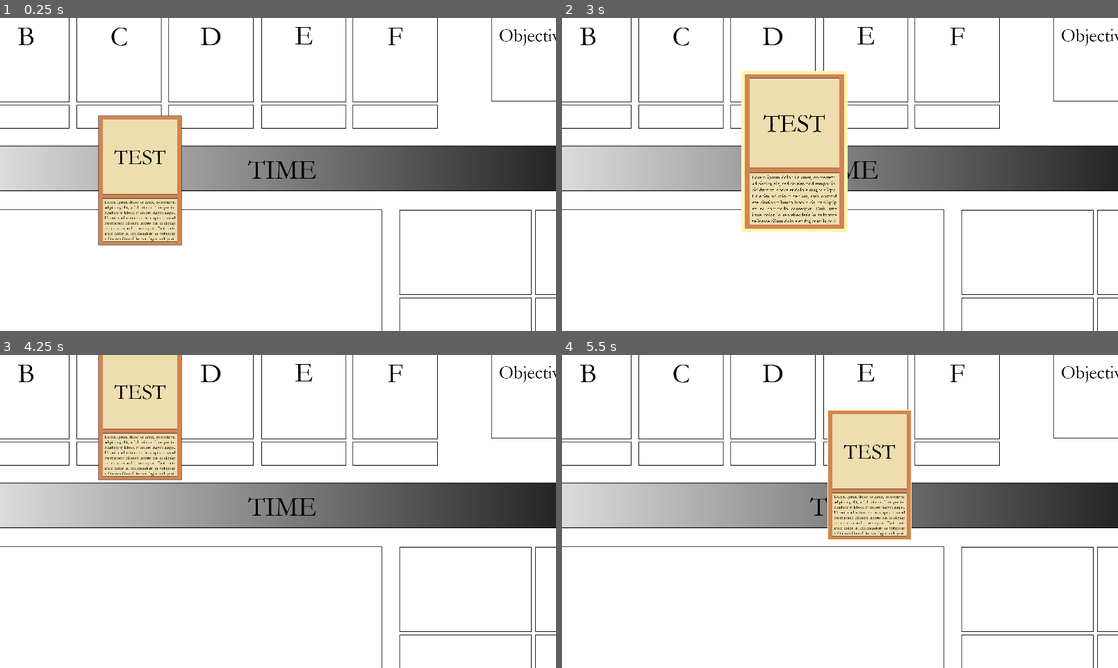
Above: before the commit, frames 1-4 (two rows, left to right).
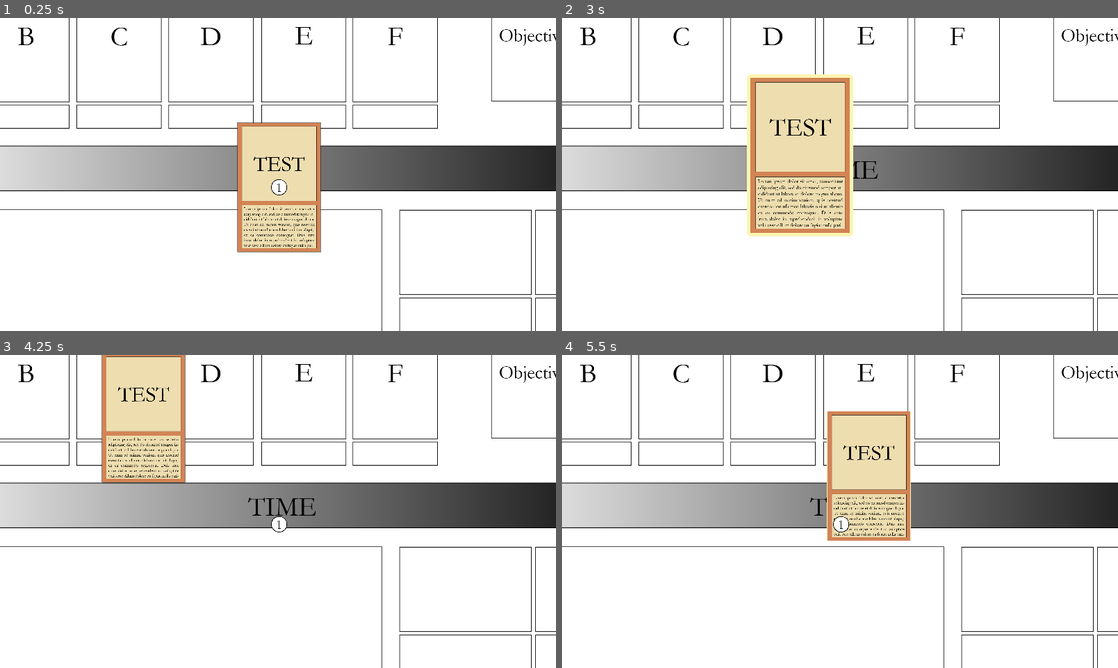
Above: after the commit, the same moments.

Repository: jakabd/BoardGame
Game: Godot game, scene res://Scenes/Main.tscn
Two runs of this game, one before a commit and one after it. Both use one fixed random seed, a clock stepped at 60 frames per second and the inputs below. This scene is started directly instead of the project's main scene.
Inputs (mouse positions are in pixels of both pictures, inside the frame that each line leads up to):
- Up to frame 1 (0.25 s): no input
- Up to frame 2 (3 s): tap Enter at 0.5, 2.75 s; drag from (701, 180) to (840, 187) at 0.52 s; drag from (728, 190) to (812, 237) at 1.27 s; tap Space at 2 s; move the mouse to (895, 105) at 2.02 s; click (895, 105) at 2.17 s; drag from (812, 237) to (673, 127) at 2.77 s
- Up to frame 3 (4.25 s): move the mouse to (444, 558) at 3.52 s; click (444, 558) at 3.67 s
- Up to frame 4 (5.5 s): tap Space at 4.25 s; drag from (673, 464) to (840, 524) at 4.27 s; move the mouse to (867, 511) at 5.02 s; click (867, 511) at 5.17 s

The runs differ from the first frame. In frame 1, 13% of the frame differs, in the area x 17-58%, y 31-75%; in frame 2, 4.9%; in frame 3, 2.6%; in frame 4, 1.4%.

Commit message:
Added throw, changed to Area2D, some more stuff.

Diff:
--- a/Scenes/Card.tscn
+++ b/Scenes/Card.tscn
@@ -1,11 +1,11 @@
-[gd_scene load_steps=6 format=3 uid="uid://bkv0derg0i7ua"]
+[gd_scene load_steps=6 format=3 uid="uid://nsaaroym6lqr"]
 
-[ext_resource type="Script" path="res://Scripts/Card.gd" id="1_02fx7"]
-[ext_resource type="Texture2D" uid="uid://3oeaj6suu65x" path="res://Images/Card.jpg" id="1_3semh"]
-[ext_resource type="Shader" path="res://Shaders/HighlightShader.gdshader" id="2_c2jq7"]
+[ext_resource type="Script" path="res://Scripts/Card.gd" id="1_dobng"]
+[ext_resource type="Shader" path="res://Shaders/HighlightShader.gdshader" id="2_2nh2e"]
+[ext_resource type="Texture2D" uid="uid://hgma8k0a155c" path="res://Images/Card.jpg" id="3_1pubs"]
 
-[sub_resource type="ShaderMaterial" id="ShaderMaterial_knn4g"]
-shader = ExtResource("2_c2jq7")
+[sub_resource type="ShaderMaterial" id="ShaderMaterial_uyac5"]
+shader = ExtResource("2_2nh2e")
 shader_parameter/color = Color(0, 0, 0, 0.5)
 shader_parameter/width = 4.0
 shader_parameter/pattern = 1
@@ -13,23 +13,22 @@
 shader_parameter/add_margins = true
 shader_parameter/isHighlighted = false
 
-[sub_resource type="RectangleShape2D" id="RectangleShape2D_nqggl"]
+[sub_resource type="RectangleShape2D" id="RectangleShape2D_elumb"]
 size = Vector2(286, 445)
 
-[node name="Card" type="CharacterBody2D"]
-collision_mask = 0
-input_pickable = true
-motion_mode = 1
-script = ExtResource("1_02fx7")
+[node name="Card" type="Area2D"]
+z_index = 1
+collision_mask = 7
+script = ExtResource("1_dobng")
 
 [node name="Texture" type="Sprite2D" parent="."]
-material = SubResource("ShaderMaterial_knn4g")
+material = SubResource("ShaderMaterial_uyac5")
 scale = Vector2(0.5, 0.5)
-texture = ExtResource("1_3semh")
+texture = ExtResource("3_1pubs")
 
 [node name="CollisionShape2D" type="CollisionShape2D" parent="."]
 position = Vector2(0, -0.5)
-shape = SubResource("RectangleShape2D_nqggl")
+shape = SubResource("RectangleShape2D_elumb")
 
 [connection signal="input_event" from="." to="." method="_on_input_event"]
 [connection signal="mouse_entered" from="." to="." method="_on_mouse_entered"]
--- /dev/null
+++ b/Scenes/Dice.tscn
@@ -0,0 +1,33 @@
+[gd_scene load_steps=4 format=3 uid="uid://c14tykqy5y4kv"]
+
+[ext_resource type="Script" path="res://Scripts/Dice.gd" id="1_dw1vo"]
+
+[sub_resource type="RectangleShape2D" id="RectangleShape2D_a82eb"]
+size = Vector2(70, 61)
+
+[sub_resource type="LabelSettings" id="LabelSettings_s8qy6"]
+font_size = 40
+
+[node name="Dice" type="Area2D"]
+z_index = 1
+collision_layer = 2
+collision_mask = 7
+script = ExtResource("1_dw1vo")
+
+[node name="CollisionShape2D" type="CollisionShape2D" parent="."]
+position = Vector2(0, 0.5)
+shape = SubResource("RectangleShape2D_a82eb")
+
+[node name="Label" type="Label" parent="."]
+offset_left = -35.0
+offset_top = -30.0
+offset_right = 35.0
+offset_bottom = 31.0
+text = "6"
+label_settings = SubResource("LabelSettings_s8qy6")
+horizontal_alignment = 1
+vertical_alignment = 1
+
+[connection signal="input_event" from="." to="." method="_on_input_event"]
+[connection signal="mouse_entered" from="." to="." method="_on_mouse_entered"]
+[connection signal="mouse_exited" from="." to="." method="_on_mouse_exited"]
--- a/Scenes/Main.tscn
+++ b/Scenes/Main.tscn
@@ -1,8 +1,9 @@
-[gd_scene load_steps=4 format=3 uid="uid://bkufbfi4pgf17"]
+[gd_scene load_steps=5 format=3 uid="uid://bkufbfi4pgf17"]
 
 [ext_resource type="Script" path="res://Scripts/Main.gd" id="1_x0r1p"]
-[ext_resource type="PackedScene" uid="uid://bkv0derg0i7ua" path="res://Scenes/Card.tscn" id="2_rjrgh"]
 [ext_resource type="PackedScene" uid="uid://dndguvvlhi0ju" path="res://Scenes/Board.tscn" id="2_x3gvr"]
+[ext_resource type="PackedScene" uid="uid://nsaaroym6lqr" path="res://Scenes/Card.tscn" id="3_lxpsr"]
+[ext_resource type="PackedScene" uid="uid://cvob8micbe0ff" path="res://Scenes/Marker.tscn" id="4_pjvub"]
 
 [node name="Main" type="Node"]
 script = ExtResource("1_x0r1p")
@@ -24,5 +25,12 @@
 
 [node name="Cards" type="Node" parent="."]
 
-[node name="Card" parent="Cards" instance=ExtResource("2_rjrgh")]
-position = Vector2(-481, -23)
+[node name="Card" parent="Cards" instance=ExtResource("3_lxpsr")]
+
+[node name="Markers" type="Node" parent="."]
+
+[node name="Marker" parent="Markers" instance=ExtResource("4_pjvub")]
+
+[node name="Die" type="Node" parent="."]
+
+[connection signal="mouse_exited" from="Cards/Card" to="." method="_on_card_area_2d_mouse_exited"]
--- /dev/null
+++ b/Scenes/Marker.tscn
@@ -0,0 +1,35 @@
+[gd_scene load_steps=6 format=3 uid="uid://cvob8micbe0ff"]
+
+[ext_resource type="Script" path="res://Scripts/Marker.gd" id="1_mtgre"]
+[ext_resource type="Shader" path="res://Shaders/HighlightShader.gdshader" id="2_equ0e"]
+[ext_resource type="Texture2D" uid="uid://bn4oco0g7ut4l" path="res://Images/PlayerMarker1.png" id="3_py0bu"]
+
+[sub_resource type="ShaderMaterial" id="ShaderMaterial_je8ua"]
+shader = ExtResource("2_equ0e")
+shader_parameter/color = Color(0, 0, 0, 0.5)
+shader_parameter/width = 4.0
+shader_parameter/pattern = 1
+shader_parameter/inside = false
+shader_parameter/add_margins = true
+shader_parameter/isHighlighted = false
+
+[sub_resource type="CircleShape2D" id="CircleShape2D_cddce"]
+radius = 28.0045
+
+[node name="Marker" type="Area2D"]
+z_index = 1
+collision_layer = 2
+collision_mask = 7
+script = ExtResource("1_mtgre")
+
+[node name="Texture" type="Sprite2D" parent="."]
+material = SubResource("ShaderMaterial_je8ua")
+scale = Vector2(0.14, 0.14)
+texture = ExtResource("3_py0bu")
+
+[node name="CollisionShape2D" type="CollisionShape2D" parent="."]
+shape = SubResource("CircleShape2D_cddce")
+
+[connection signal="input_event" from="." to="." method="_on_input_event"]
+[connection signal="mouse_entered" from="." to="." method="_on_mouse_entered"]
+[connection signal="mouse_exited" from="." to="." method="_on_mouse_exited"]
--- a/Scenes/Object.tscn
+++ /dev/null
@@ -1,15 +0,0 @@
-[gd_scene load_steps=3 format=3 uid="uid://0si78to4oykx"]
-
-[ext_resource type="Texture2D" uid="uid://dm0ur3a0dt7wp" path="res://Images/Player1.jpg" id="1_ui7ot"]
-
-[sub_resource type="CircleShape2D" id="CircleShape2D_hcocm"]
-radius = 47.2652
-
-[node name="Object" type="RigidBody2D"]
-metadata/_edit_group_ = true
-
-[node name="Sprite2D" type="Sprite2D" parent="."]
-texture = ExtResource("1_ui7ot")
-
-[node name="CollisionShape2D" type="CollisionShape2D" parent="."]
-shape = SubResource("CircleShape2D_hcocm")
--- /dev/null
+++ b/Scenes/Stack.tscn
@@ -0,0 +1,6 @@
+[gd_scene load_steps=2 format=3 uid="uid://43ipt3jrrstp"]
+
+[ext_resource type="Script" path="res://Scripts/Stack.gd" id="1_gkjkf"]
+
+[node name="Stack" type="Node2D"]
+script = ExtResource("1_gkjkf")
--- /dev/null
+++ b/Scenes/StackCounter.tscn
@@ -0,0 +1,22 @@
+[gd_scene load_steps=3 format=3 uid="uid://c76dwsfnp1tyn"]
+
+[ext_resource type="Texture2D" uid="uid://ducriegcrb4jm" path="res://Images/NumberBubble.png" id="1_g0dat"]
+
+[sub_resource type="LabelSettings" id="LabelSettings_ra7k1"]
+font_size = 12
+
+[node name="StackCounter" type="Node2D"]
+
+[node name="NumberBubble" type="Sprite2D" parent="."]
+scale = Vector2(0.05, 0.05)
+texture = ExtResource("1_g0dat")
+
+[node name="NumberLabel" type="Label" parent="."]
+offset_left = -9.0
+offset_top = -9.0
+offset_right = 9.0
+offset_bottom = 9.0
+text = "1"
+label_settings = SubResource("LabelSettings_ra7k1")
+horizontal_alignment = 1
+vertical_alignment = 1
--- /dev/null
+++ b/Scripts/Dice.gd
@@ -0,0 +1 @@
+extends "res://Scripts/Throwable.gd"
--- a/Scripts/Flippable.gd
+++ b/Scripts/Flippable.gd
@@ -1,4 +1,4 @@
-extends "res://Scripts/Pickable.gd"
+class_name Flippable extends "res://Scripts/Pickable.gd"
 
 var _frontTexture : CompressedTexture2D = load("res://Images/Card.jpg")
 var _backTexture : CompressedTexture2D = load("res://Images/CardBack.jpg")
--- a/Scripts/Main.gd
+++ b/Scripts/Main.gd
@@ -7,7 +7,7 @@
 var _cameraSpeed : float = 0.01
 
 #Mouse movement
-var _lastMousePos : Vector2
+var _pickedMousePos : Vector2
 var _lastCameraPos : Vector2
 var _isCameraDragging : bool = false
 
@@ -37,7 +37,7 @@
 			# Start dragging
 			if not _isCameraDragging and event.pressed:
 				_isCameraDragging = true
-				_lastMousePos = get_viewport().get_mouse_position()
+				_pickedMousePos = get_viewport().get_mouse_position()
 				_lastCameraPos = _mainCamera.get_position()
 			# Stop dragging if the button is released.
 			if _isCameraDragging and not event.pressed:
@@ -55,9 +55,5 @@
 func MoveCameraDrag(mousePos : Vector2) -> void:
 	if _isCameraDragging:
 		var currentZoom = Global.GetZoom()
-		var mouseMovement = Vector2(_lastMousePos.x - mousePos.x, _lastMousePos.y - mousePos.y)/currentZoom
+		var mouseMovement = Vector2(_pickedMousePos.x - mousePos.x, _pickedMousePos.y - mousePos.y)/currentZoom
 		_mainCamera.set_position(Vector2(_lastCameraPos.x + mouseMovement.x, _lastCameraPos.y + mouseMovement.y))
-
-
-func _on_card_mouse_entered():
-	pass # Replace with function body.
--- /dev/null
+++ b/Scripts/Marker.gd
@@ -0,0 +1,4 @@
+extends "res://Scripts/Throwable.gd"
+
+func _draw():
+	pass  # Your draw commands here.
--- a/Scripts/Pickable.gd
+++ b/Scripts/Pickable.gd
@@ -1,13 +1,21 @@
-extends "res://Scripts/Selectable.gd"
+class_name Pickable extends "res://Scripts/Selectable.gd"
 
 var _isDragging : bool = false
-var _lastMousePos : Vector2
-var _lastPos : Vector2
+var _speed : float = 25
+var _lastVelocity : Vector2
+var _velocity : Vector2
+var _pickUpOffset : Vector2
 
 var _pickUpSize : float = 1.2
 var _currentScale : float = 1.0
 
 var _tween : Tween
+
+var _orig_z_index : int = z_index
+var _selected_z_index : int = 100
+
+#True if something is stacked on top of this thing
+var _stackedOnTop : bool = false
 
 # Called when the node enters the scene tree for the first time.
 func _ready():
@@ -16,11 +24,22 @@
 # Called every frame. 'delta' is the elapsed time since the previous frame.
 func _process(_delta):
 	if _isDragging:
-		var mousePos = get_viewport().get_mouse_position()
-		var mouseMovement = Vector2(mousePos.x - _lastMousePos.x, mousePos.y - _lastMousePos.y)
 		var currentZoom = Global.GetZoom()
-		set_position(Vector2(_lastPos.x + mouseMovement.x/currentZoom, _lastPos.y + mouseMovement.y/currentZoom))
+		var distance = position.distance_to(get_global_mouse_position()- _pickUpOffset)
+		var target = position.direction_to(get_global_mouse_position() - _pickUpOffset)
+		if distance > 25:
+			_velocity = target * distance * _speed / currentZoom
+			_lastVelocity = _velocity / distance
+		else:
+			_velocity = Vector2(0,0)
+			_lastVelocity = Vector2(0,0)
+		#if collision:
+			#CollisionHandler(collision.get_collider())
 
+		if not Input.is_mouse_button_pressed(MOUSE_BUTTON_LEFT):
+			StopDrag()
+
+	position += _velocity * _delta
 
 func _on_input_event(_viewport, event, _shape_idx):
 	if event is InputEventMouseButton:
@@ -33,11 +52,12 @@
 			if _isDragging and not event.pressed:
 				StopDrag()
 
+func StartDrag() -> void:
+	_pickUpOffset = position.direction_to(get_global_mouse_position())* position.distance_to(get_global_mouse_position())
+	_isDragging = true
+	_orig_z_index = z_index
+	z_index = _selected_z_index
 
-func StartDrag() -> void:
-	_isDragging = true
-	_lastMousePos = get_viewport().get_mouse_position()
-	_lastPos = self.get_position()
 	var borderWidth = $Texture.material.get_shader_parameter("width")
 	$Texture.material.set_shader_parameter("width", borderWidth*5)
 
@@ -49,6 +69,12 @@
 
 func StopDrag() -> void:
 	_isDragging = false
+	z_index = _orig_z_index
+	print(_lastVelocity)
+	_lastVelocity = _velocity
+	_velocity = Vector2(0,0)
+
+
 	var borderWidth = $Texture.material.get_shader_parameter("width")
 	$Texture.material.set_shader_parameter("width", borderWidth/5)
 
@@ -57,3 +83,16 @@
 	_tween = get_tree().create_tween()
 	_tween.tween_property(self, "scale", Vector2(1.0, 1.0) , 0.05).set_trans(Tween.TRANS_LINEAR)
 	_currentScale = 1.0
+
+func Collided(collisionTarget : CharacterBody2D) -> void:
+	set_collision_layer_value(2, 0)
+	set_collision_layer_value(1, 0)
+	print("collided")
+	_stackedOnTop = true
+
+func LeftCollision() -> void:
+	pass
+
+func CollisionHandler(collisionTarget : Area2D) -> void:
+	if collisionTarget is Pickable:
+		collisionTarget.Collided(self)
--- a/Scripts/Selectable.gd
+++ b/Scripts/Selectable.gd
@@ -1,8 +1,7 @@
-extends CharacterBody2D
+class_name Selectable extends Area2D
 
 func _on_mouse_entered():
 	$Texture.material.set_shader_parameter("color", Vector4(1.0, 0.96, 0.7,1.0))
 
-
 func _on_mouse_exited():
 	$Texture.material.set_shader_parameter("color", Vector4(0.0, 0.0, 0.0, 0.5))
--- /dev/null
+++ b/Scripts/Stack.gd
@@ -0,0 +1,11 @@
+extends Node2D
+
+
+# Called when the node enters the scene tree for the first time.
+func _ready():
+	pass # Replace with function body.
+
+
+# Called every frame. 'delta' is the elapsed time since the previous frame.
+func _process(delta):
+	pass
--- /dev/null
+++ b/Scripts/Throwable.gd
@@ -0,0 +1,30 @@
+class_name Throwable extends "res://Scripts/Pickable.gd"
+
+var _friction : float = 4000
+var _maxVelocity : float = 2000
+
+func StopDrag() -> void:
+	super.StopDrag()
+	Throw()
+
+func _process(_delta):
+	super._process(_delta)
+	if not _isDragging:
+		ApplyFriction(_delta)
+		MaximiseSpeed()
+		position += _velocity*_delta
+
+func Throw() -> void:
+	_velocity = _lastVelocity / 2
+
+func ApplyFriction(_delta) -> void:
+	if _velocity.length() > 50:
+		var direction = _velocity.normalized()
+		_velocity = _velocity - direction * _friction * _delta
+	else:
+		_velocity = Vector2.ZERO
+
+func MaximiseSpeed():
+		var maxCurrentVelocity = max(abs(_velocity.x), abs(_velocity.y))
+		if maxCurrentVelocity > _maxVelocity:
+			_velocity = _velocity / maxCurrentVelocity * _maxVelocity
--- a/project.godot
+++ b/project.godot
@@ -13,7 +13,7 @@
 config/name="Board Game"
 config/description="TODO"
 run/main_scene="res://Scenes/Board.tscn"
-config/features=PackedStringArray("4.1", "Mobile")
+config/features=PackedStringArray("4.2", "Mobile")
 config/icon="res://icon.svg"
 
 [autoload]
@@ -34,6 +34,16 @@
 version_control/plugin_name="GitPlugin"
 version_control/autoload_on_startup=true
 
+[layer_names]
+
+2d_physics/layer_1="Cards"
+2d_physics/layer_2="Markers"
+2d_physics/layer_3="Dice"
+
+[physics]
+
+common/enable_physics_object_picking_top_only=true
+
 [rendering]
 
 renderer/rendering_method="mobile"
Binary file added: Images/NumberBubble.png
Not shown, changed: Images/NumberBubble.png.import
Binary file removed: Images/Player1.jpg
Binary file removed: Images/Player2.jpg
Binary file added: Images/PlayerMarker1.png
Not shown, changed: Images/PlayerMarker1.png.import
Not shown: 1 places in Scenes/Board.tscn that only renumber resources
